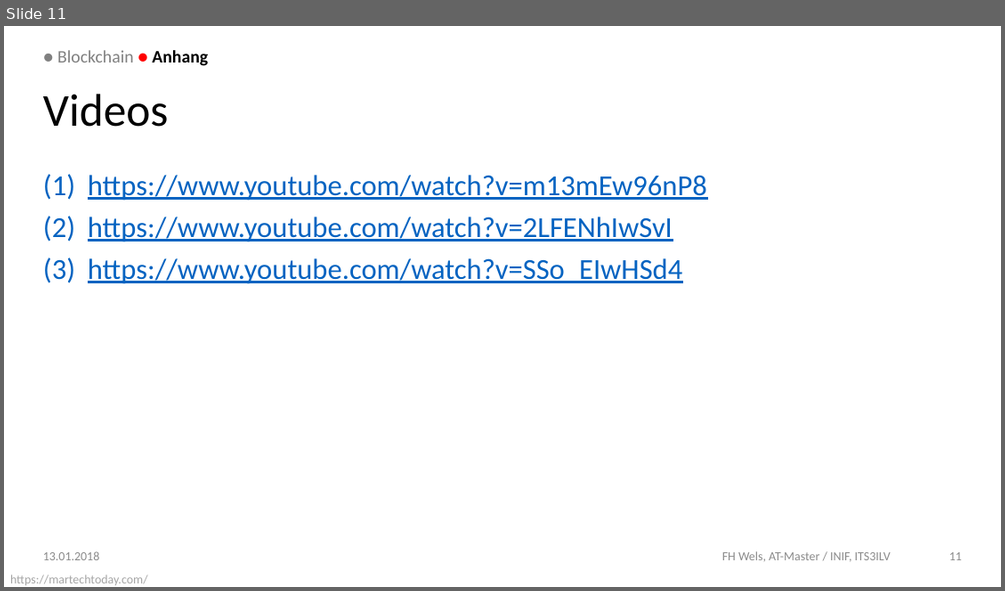
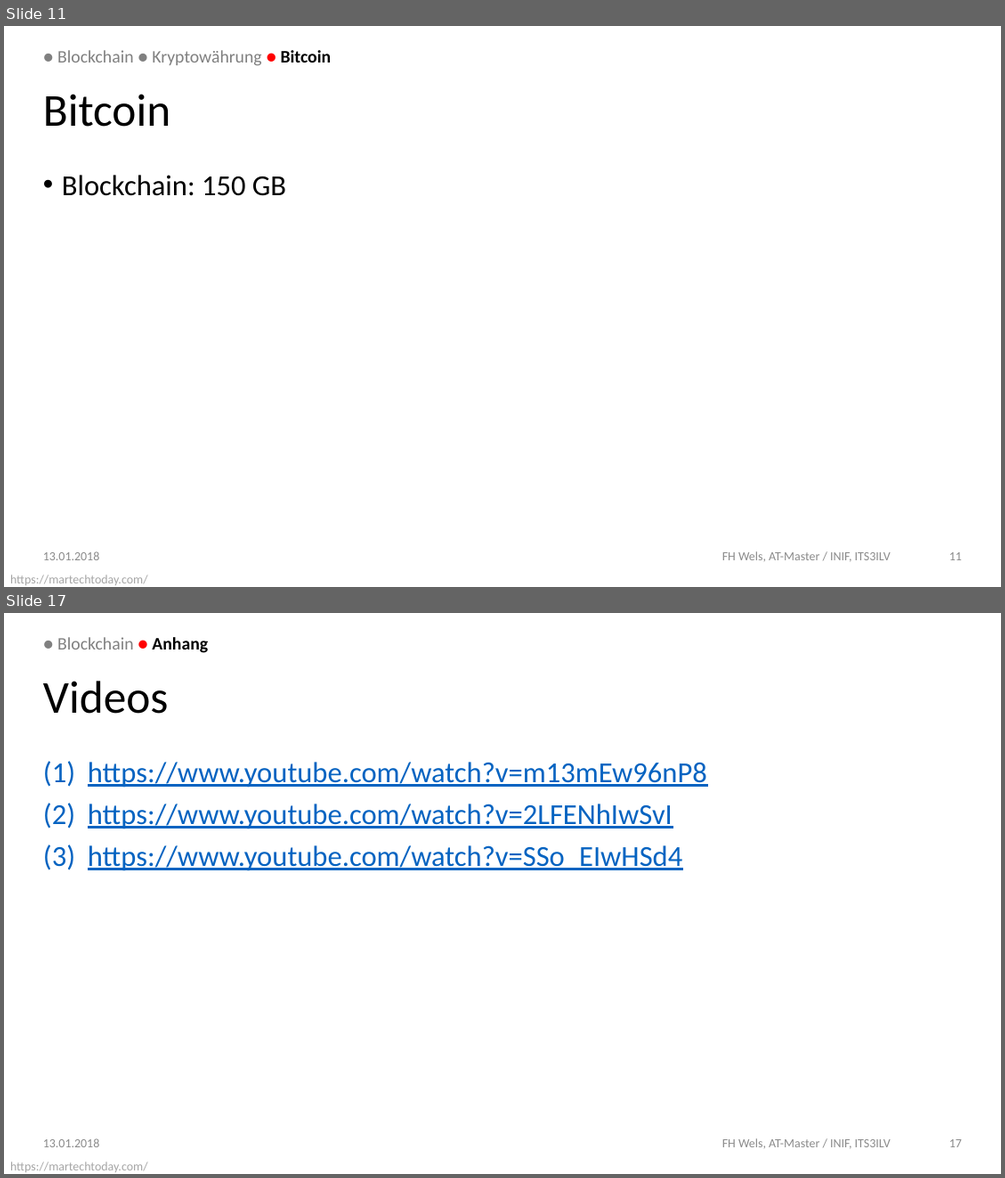
Before and after one commit to DoSchoe/ITS, a slide deck: Präsentation/Blockchain – Technologie.pptx. Shown one above the other, each under a label of ours: slide 11 before the commit, slides 11 and 17 after it; the slides between them are not shown. The pictures are 1005x591 and 1005x1178 pixels, drawn with LibreOffice and Linux fonts; fonts in the diff are those of the drawing; background and template pictures are left out. Boxes give left, top, right and bottom in pixels: in the first picture for what was removed or moved away, otherwise in the second. Text is boxed around its words. In the diff, an @@ line names an element or a change of style, - is before the commit and + after.

```diff
--- a/Präsentation/Blockchain – Technologie.pptx
+++ b/Präsentation/Blockchain – Technologie.pptx
@@ slide 11 added at bbox=[4, 26, 1001, 587], background picture (left out); not listed: 1 template element that a slide beside it also shows @@
@@ text added at bbox=[57, 50, 332, 66], 16 pt, text #808080 @@
+● Blockchain ● Kryptowährung ● Bitcoin
@@ title added at bbox=[43, 94, 170, 127], 41.6 pt, text #000000 @@
+Bitcoin
@@ text added at bbox=[62, 175, 286, 196], 26.5 pt, text #000000 @@
+• Blockchain: 150 GB
@@ text added at bbox=[43, 551, 99, 560], 11.3 pt, text #8C8C8C @@
+13.01.2018
@@ text added at bbox=[722, 551, 890, 562], 11.3 pt, text #8C8C8C @@
+FH Wels, AT-Master / INIF, ITS3ILV
@@ page number added at bbox=[949, 552, 962, 560], 11.3 pt, text #8C8C8C @@
+11
@@ what was slide 11 is now slide 17 @@
@@ page number at bbox=[949, 1139, 962, 1147]: text changed @@
-11
+17
```
Also in this commit, not shown: 5 slides changed, 5 other slides added, 1 other file.
